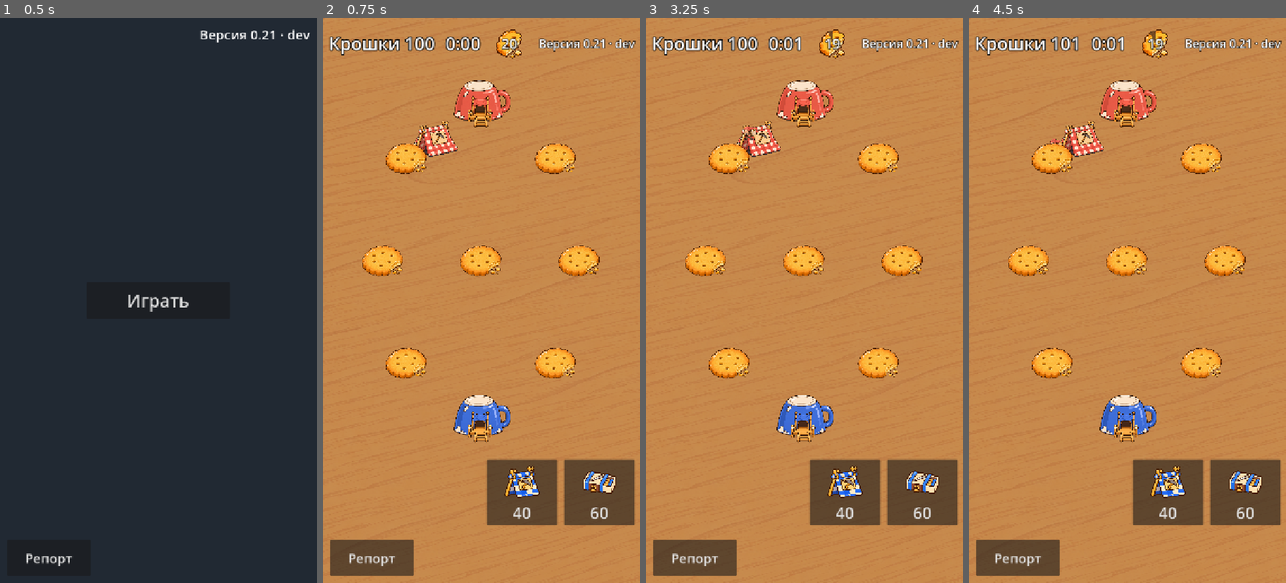
Above: before the commit, frames 1-4 (left to right).
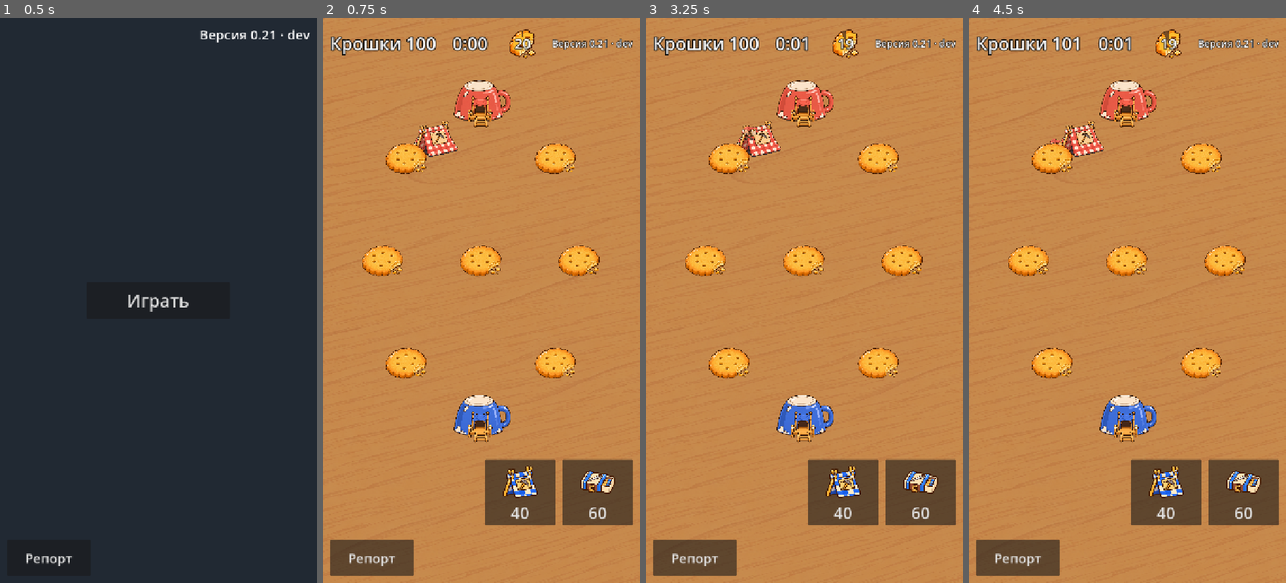
Above: after the commit, the same moments.

Repository: fishert2812/strategy-2d
Game: Godot game, scene res://scenes/main.tscn
The game is run twice, just before and just after one commit, with the same random seed, the same clock (stepped at 60 frames per second) and the same inputs.
Inputs (mouse positions are in pixels of both pictures, inside the frame that each line leads up to):
- Up to frame 1 (0.5 s): no input
- Up to frame 2 (0.75 s): click "Играть" at 0.5 s
- Up to frame 3 (3.25 s): click "Репорт" at 1.25 s; click (804, 244) at 2.02 s; type "Alex" at 2.1 s; click "Отправить" at 2.75 s
- Up to frame 4 (4.5 s): click "Репорт" at 3.5 s; click "Закрыть" at 4.25 s

Frame 1 is identical in both runs. In frame 2, 2.9% of the frame differs, in the area x 1-99%, y 2-90%; in frame 3, 2.9%; in frame 4, 2.9%.

Commit message:
Подпись версии в партии прежнего размера: крупнее не влезает в верхнюю строку
Co-Authored-By: Claude Opus 5.5 <noreply@anthropic.com>
Claude-Session: https://claude.ai/code/session_019VbyzK4PXBSsPPVwyVb5vh

Diff:
--- a/scenes/battle.tscn
+++ b/scenes/battle.tscn
@@ -105,7 +105,7 @@
 layout_mode = 2
 theme_override_colors/font_outline_color = Color(0, 0, 0, 1)
 theme_override_constants/outline_size = 6
-theme_override_font_sizes/font_size = 26
+theme_override_font_sizes/font_size = 22
 text = "dev"
 
 [node name="Debug" type="Label" parent="Hud/Box"]
